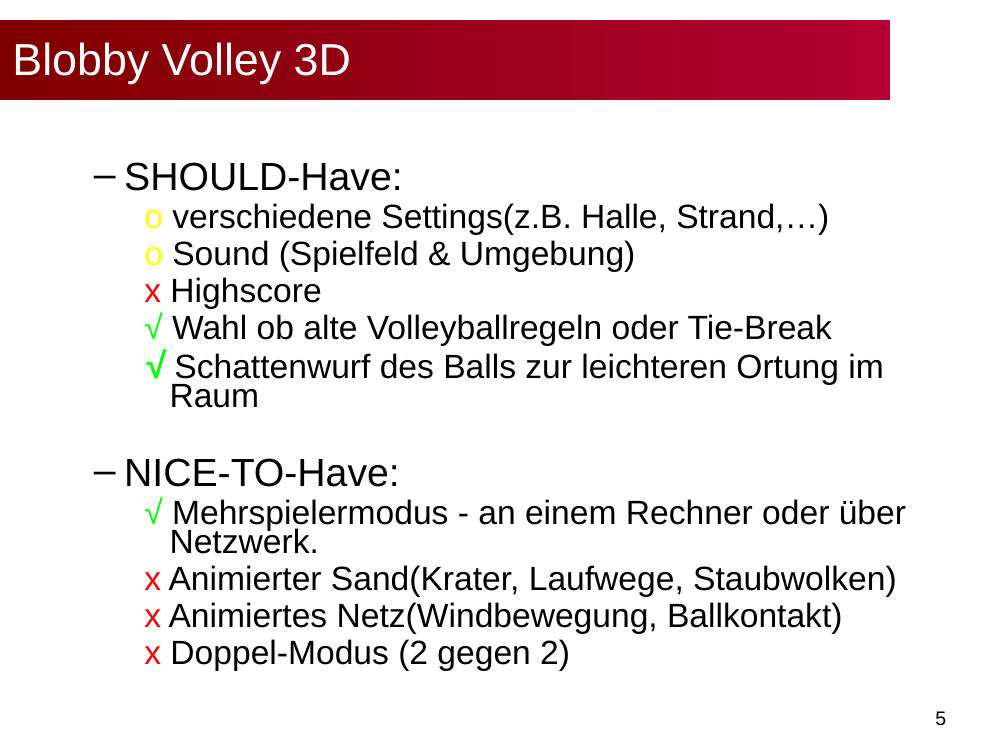
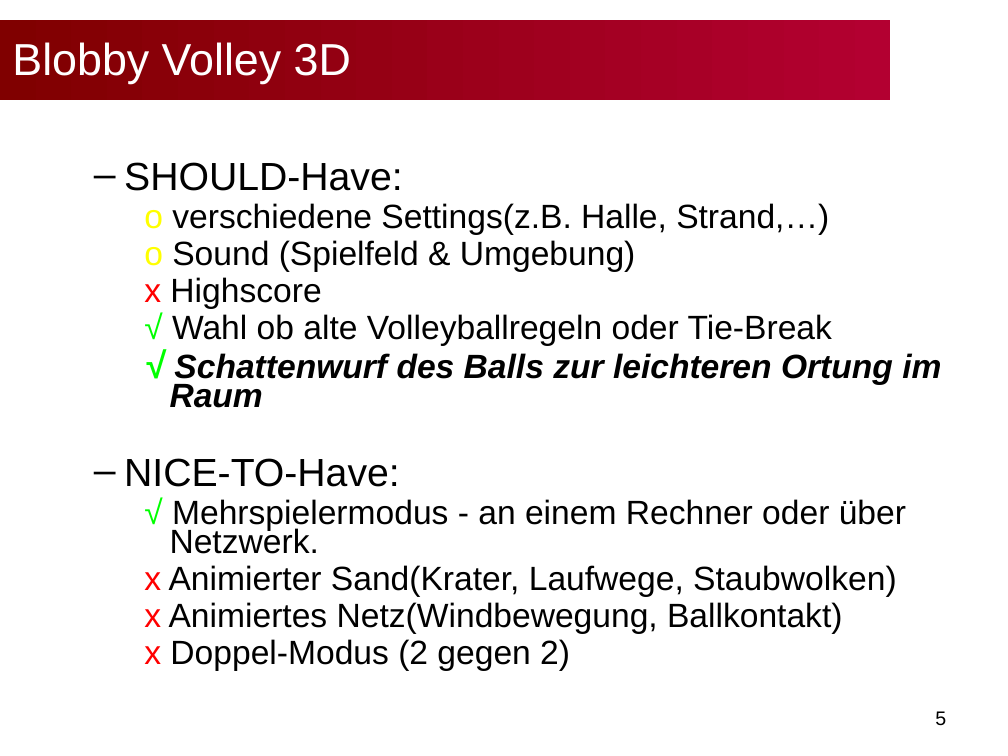
Before and after one commit to bwasty/blobby-volley-3d, a slide deck: slide 5 of Präsentationen/Slides-Abschlusspräsentation.ppt. Drawn at 1008x756 pixels with LibreOffice and Linux fonts; fonts in the diff are those of the drawing; background and template pictures are left out. Boxes give left, top, right and bottom in pixels: in the first picture for what was removed or moved away, otherwise in the second. Text is boxed around its words. In the diff, an @@ line names an element or a change of style, - is before the commit and + after.

```diff
--- a/Präsentationen/Slides-Abschlusspräsentation.ppt
+++ b/Präsentationen/Slides-Abschlusspräsentation.ppt
@@ text at bbox=[170, 353, 941, 408]: bold on, italic on in "Schattenwurf des Balls zur leichteren Ortung im ..." @@
```
Also in this commit, not shown: 1 other slide changed, 7 other files.
